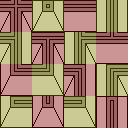
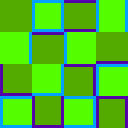
Layered file, before and after one edit (128px x 128px). Changes by layer:
added layer "Visible" above "Pozadí" over [0, 0, 128, 128]
hid "Pozadí", opacity 21% → 33% over [0, 0, 128, 128]
hid "Vložená vrstva", painted on it over [0, 0, 128, 128]
